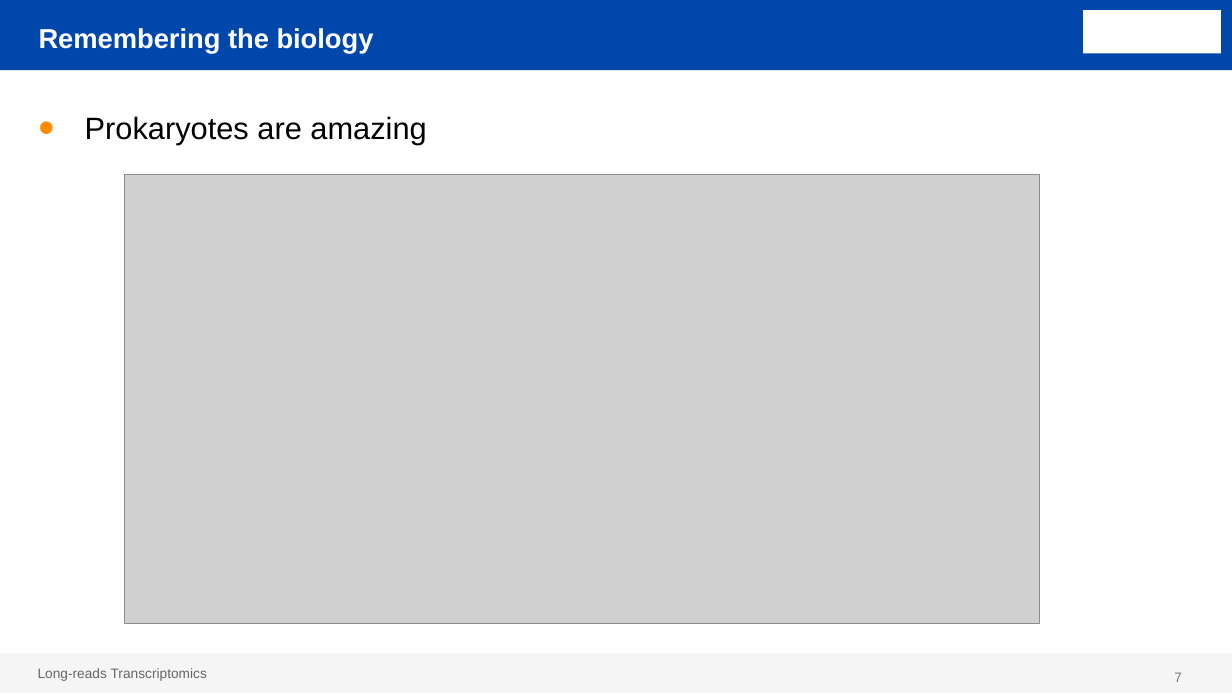
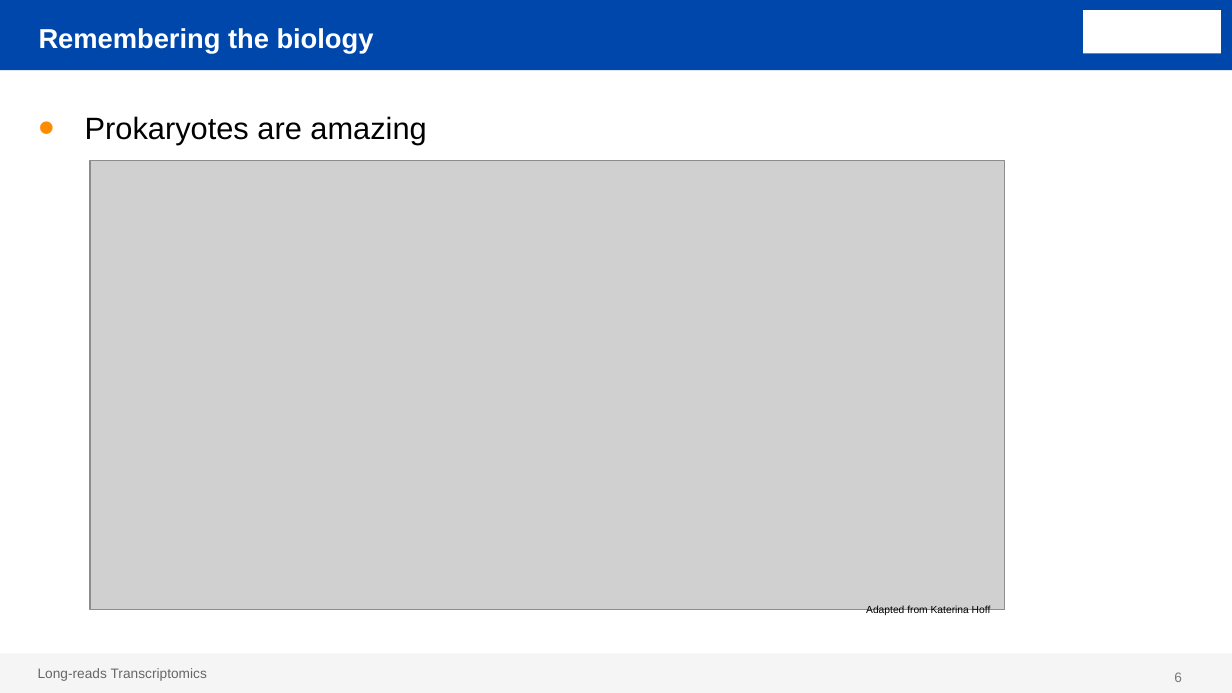
Before and after one commit to ConesaLab/VALT_Summer_Course, a slide deck: slide 6 of theory/day2/SQANTI_evidence.pptx (slide 7 before the commit). Drawn at 1232x693 pixels with LibreOffice and Linux fonts; fonts in the diff are those of the drawing; grey boxes stand for pictures; background and template pictures are left out. Boxes give left, top, right and bottom in pixels: in the first picture for what was removed or moved away, otherwise in the second. Text is boxed around its words. In the diff, an @@ line names an element or a change of style, - is before the commit and + after.

```diff
--- a/theory/day2/SQANTI_evidence.pptx
+++ b/theory/day2/SQANTI_evidence.pptx
@@ picture: place and size @@
-picture at (124,175,1040,623)
+picture at (90,160,1005,609)
@@ text added at (866,605,991,615), 6 pt, text #000000 @@
+Adapted from Katerina Hoff
@@ page number at (1174,672,1182,682): text changed @@
-7
+6
```
Also in this commit, not shown: 17 other slides changed, 38 slides added, 3 slides removed, 4 other files.
